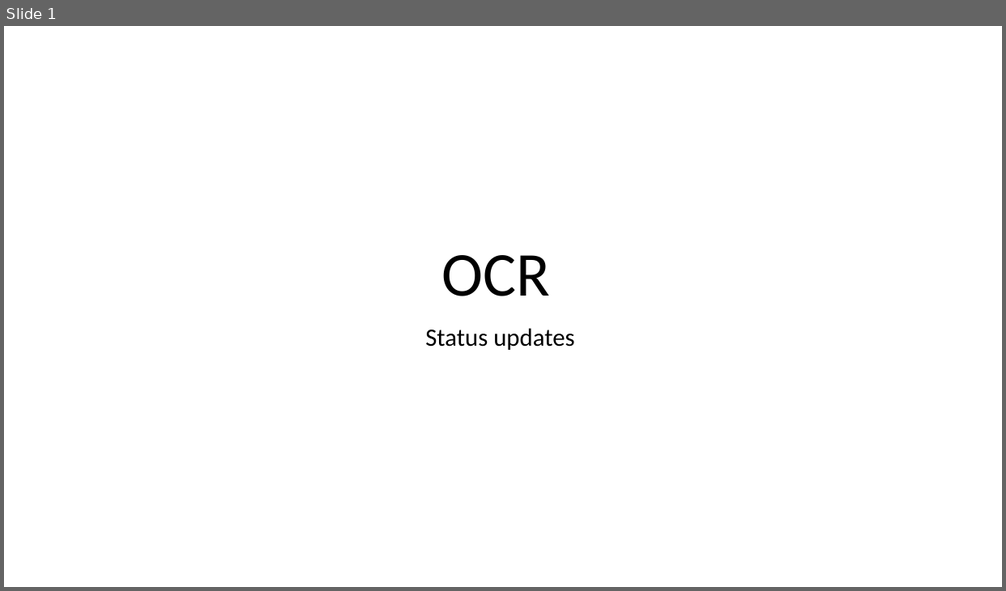
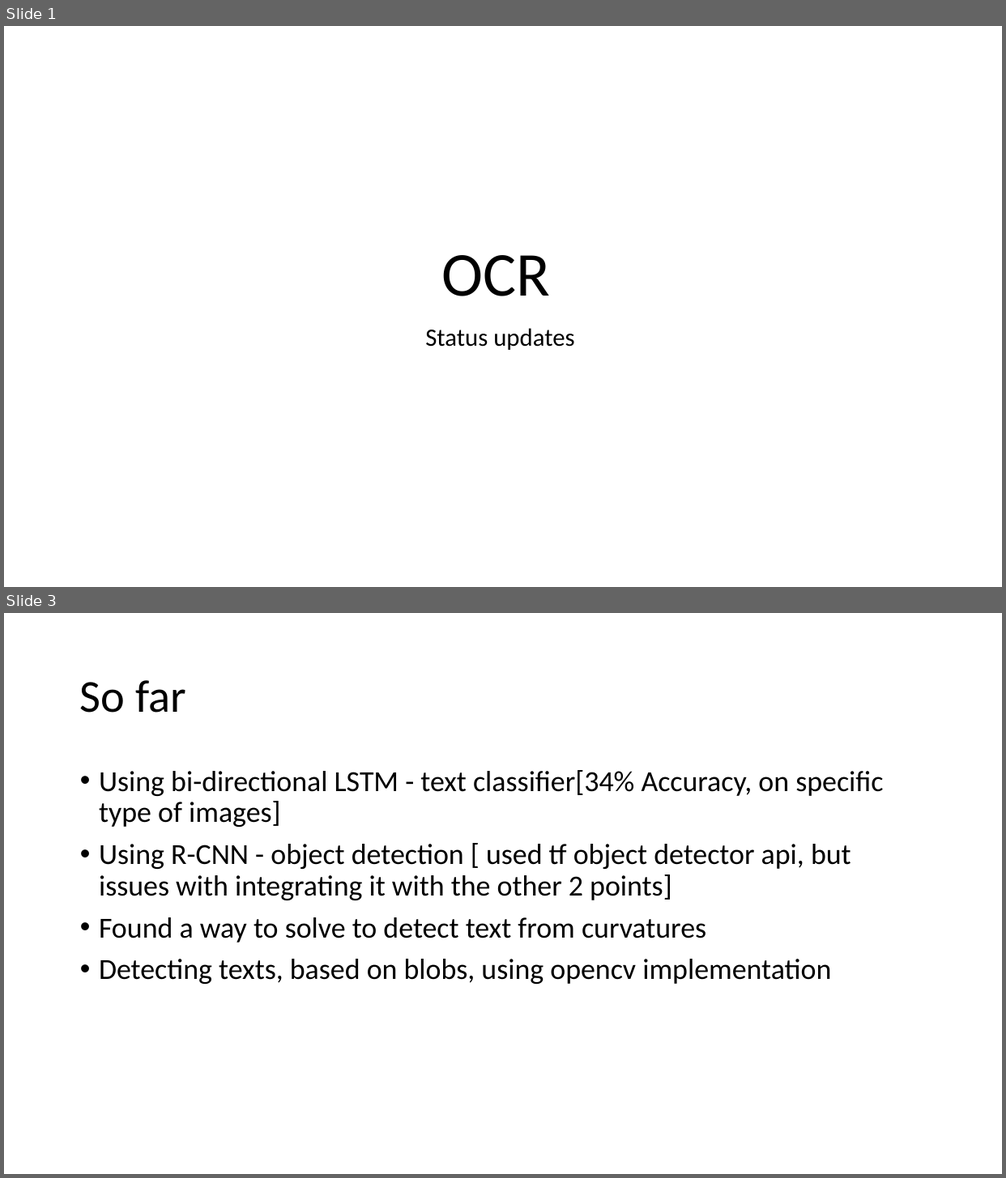
Before and after one commit to saradindusengupta/OCR_pipeline, a slide deck: OCR updates.pptx. Shown one above the other, each under a label of ours: slide 1 before the commit, slides 1 and 3 after it; the slides between them are not shown. The pictures are 1006x591 and 1006x1178 pixels, drawn with LibreOffice and Linux fonts; fonts in the diff are those of the drawing. Boxes give left, top, right and bottom in pixels: in the first picture for what was removed or moved away, otherwise in the second. Text is boxed around its words. In the diff, an @@ line names an element or a change of style, - is before the commit and + after.

```diff
--- a/OCR updates.pptx
+++ b/OCR updates.pptx
@@ slide 3 added at box(4, 613, 1002, 1174), background #FFFFFF @@
@@ title added at box(80, 680, 186, 713), 44 pt, text #000000 @@
+So far
@@ text added at box(99, 770, 883, 984), 28 pt, text #000000 @@
+• Using bi-directional LSTM - text classifier[34% Accuracy, on specific type of images]
+• Using R-CNN - object detection [ used tf object detector api, but issues with integrating it with the other 2 points]
+• Found a way to solve to detect text from curvatures
+• Detecting texts, based on blobs, using opencv implementation
```
Also in this commit, not shown: 1 slide changed, 1 other slide added, 2 slides removed, 2 other files.
